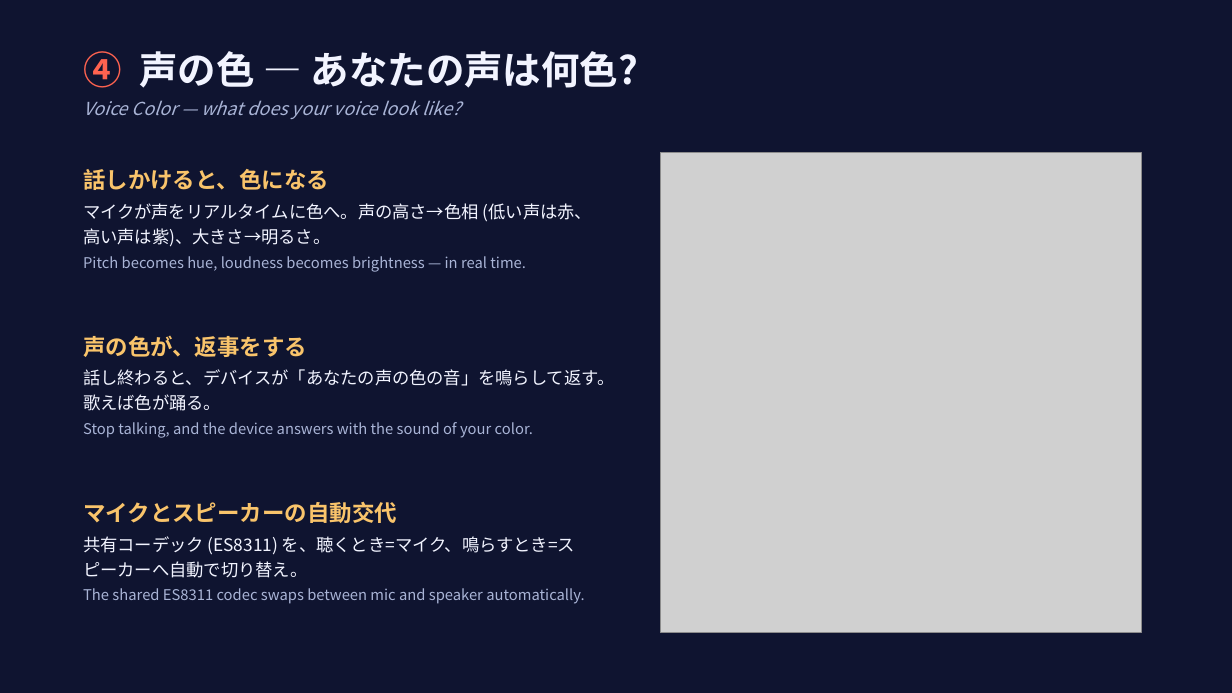
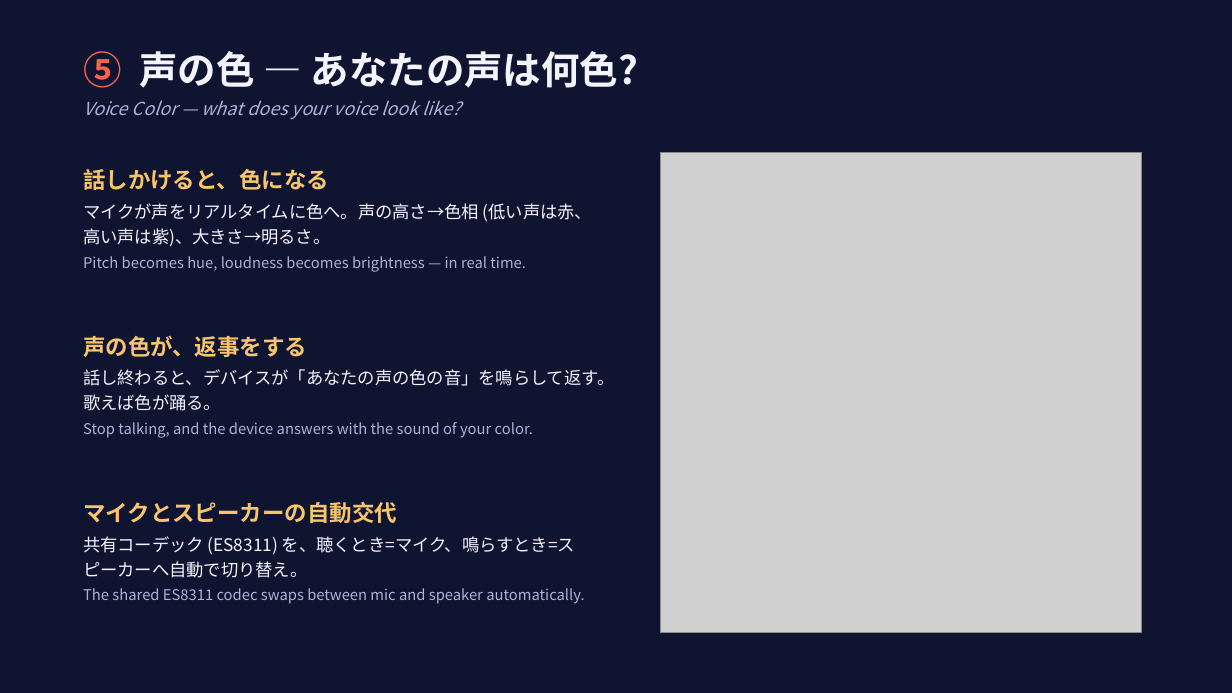
Before and after one commit to aokko2000/iroirotokei, a slide deck: slide 8 of docs/iroirotokei_contest_slides.pptx (slide 7 before the commit). Drawn at 1232x693 pixels with LibreOffice and Linux fonts; fonts in the diff are those of the drawing; grey boxes stand for pictures. Boxes give left, top, right and bottom in pixels: in the first picture for what was removed or moved away, otherwise in the second. Text is boxed around its words. In the diff, an @@ line names an element or a change of style, - is before the commit and + after.

```diff
--- a/docs/iroirotokei_contest_slides.pptx
+++ b/docs/iroirotokei_contest_slides.pptx
@@ text at [83, 51, 639, 88]: text changed @@
-④ 声の色 — あなたの声は何色?
+⑤ 声の色 — あなたの声は何色?
```
Also in this commit, not shown: 5 other slides changed, 1 slide added, 1 other file.
